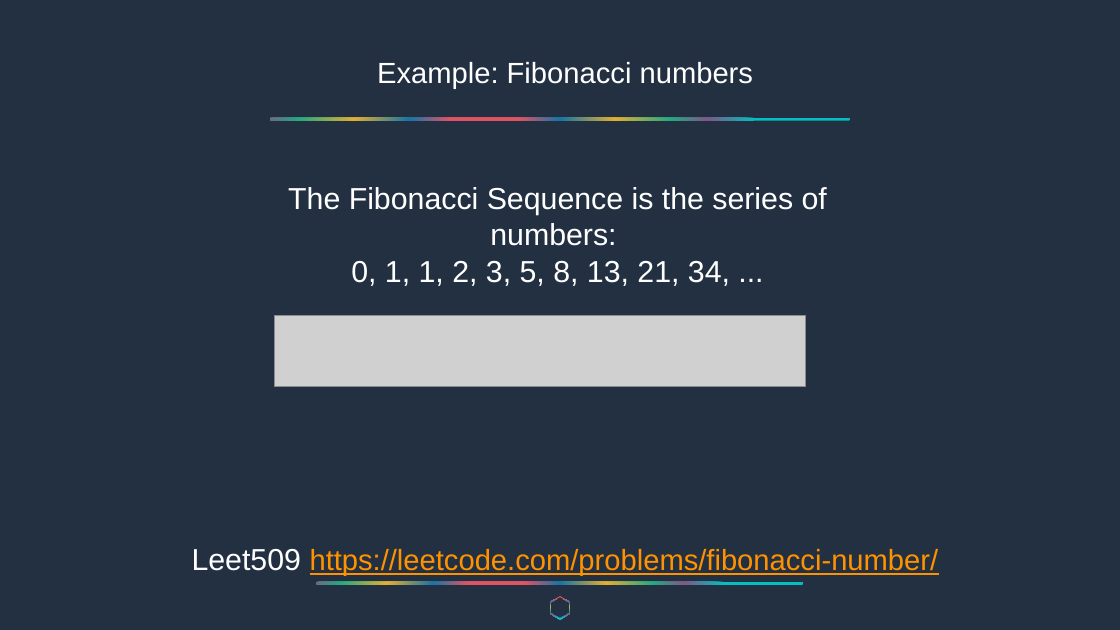
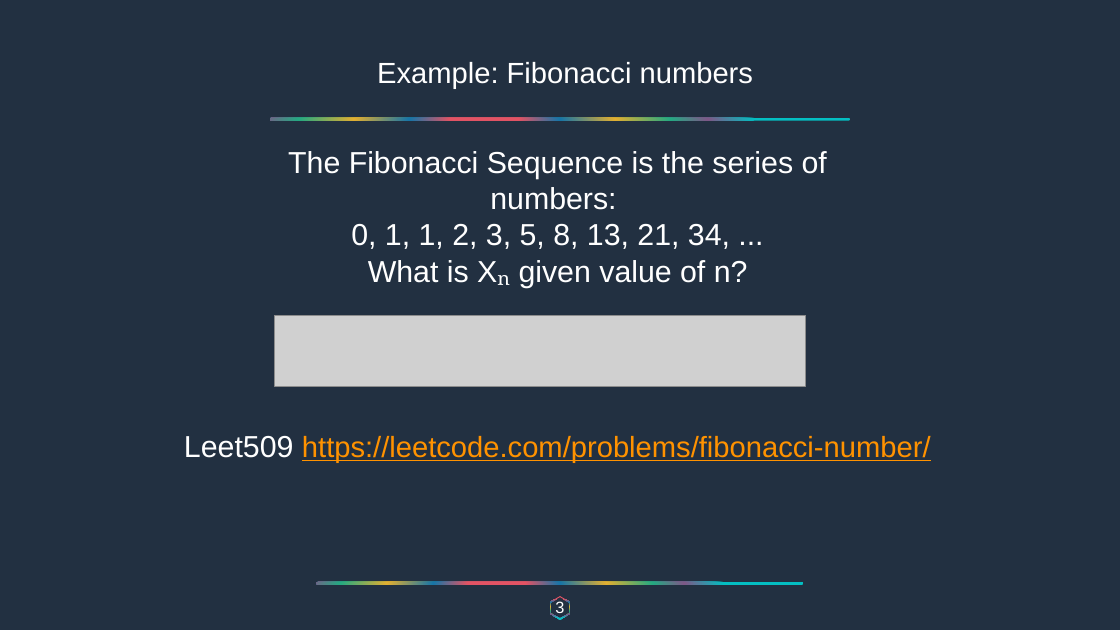
Before and after one commit to Perilous7/AscendingAlgorithm, a slide deck: slide 4 of Dynamic Programming [Autosaved].pptx. Drawn at 1120x630 pixels with LibreOffice and Linux fonts; fonts in the diff are those of the drawing; grey boxes stand for pictures; background and template pictures are left out. Boxes give left, top, right and bottom in pixels: in the first picture for what was removed or moved away, otherwise in the second. Text is boxed around its words. In the diff, an @@ line names an element or a change of style, - is before the commit and + after.

Commit message:
update ppt

```diff
--- a/Dynamic Programming [Autosaved].pptx
+++ b/Dynamic Programming [Autosaved].pptx
@@ text "The Fibonacci Sequence is the ...": place and size @@
-text "The Fibonacci Sequence is the ..." at [288,187,827,286]
+text "The Fibonacci Sequence is the ..." at [288,151,827,288]
@@ text at [368,260,748,288]: paragraph added @@
+What is Xₙ given value of n?
@@ text "Leet509 https://leetcode.com/problems/fibonacci-number/": place and size @@
-text "Leet509 https://leetcode.com/problems/fibonacci-number/" at [192,549,939,576]
+text "Leet509 https://leetcode.com/problems/fibonacci-number/" at [184,436,931,463]
@@ text added at [555,600,564,617], 28 pt, text #FFFFFF @@
+3
```
Also in this commit, not shown: 13 other slides changed, 6 other files.
